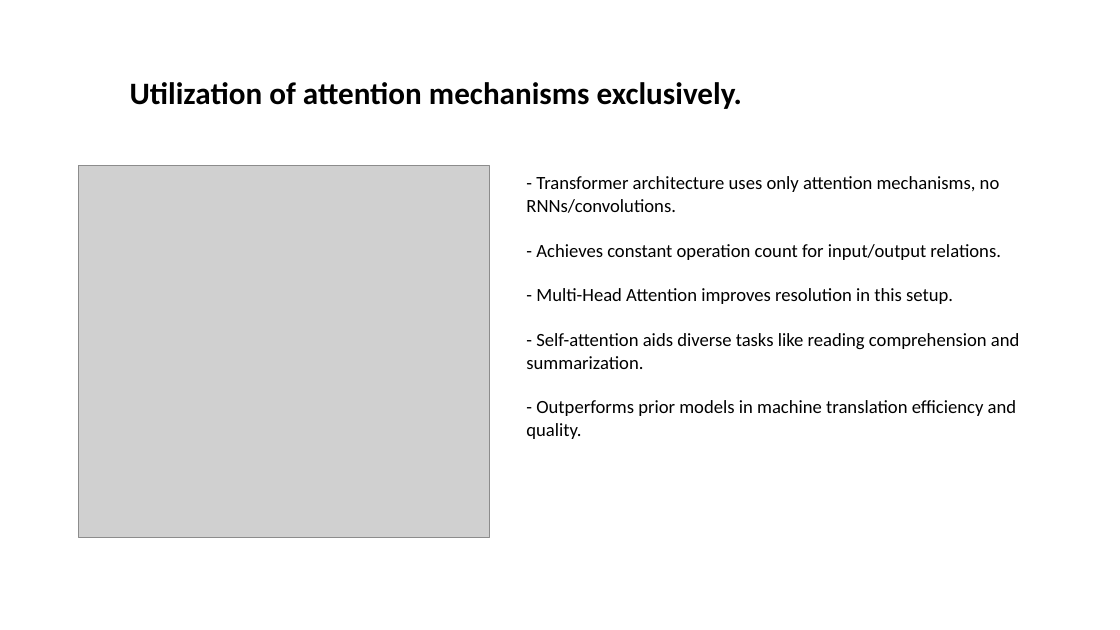
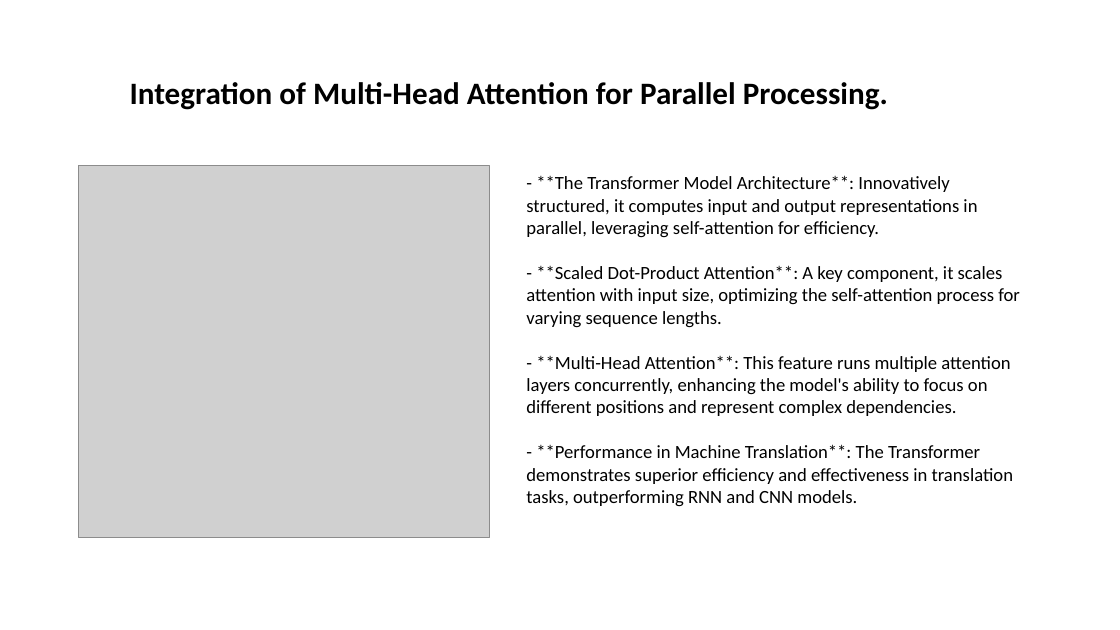
Before and after one commit to Jessie-ZhaoXi/dsa4213-ppt-generator, a slide deck: slide 7 of my_ppts/attention_mode1.pptx (slide 6 before the commit). Drawn at 1120x630 pixels with LibreOffice and Linux fonts; fonts in the diff are those of the drawing; grey boxes stand for pictures; background and template pictures are left out. Boxes give left, top, right and bottom in pixels: in the first picture for what was removed or moved away, otherwise in the second. Text is boxed around its words. In the diff, an @@ line names an element or a change of style, - is before the commit and + after.

```diff
--- a/my_ppts/attention_mode1.pptx
+++ b/my_ppts/attention_mode1.pptx
@@ text at <box>130,82,888,110</box>: text changed @@
-Utilization of attention mechanisms exclusively.
+Integration of Multi-Head Attention for Parallel Processing.
@@ text at <box>526,175,1020,507</box>: text changed @@
-- Transformer architecture uses only attention mechanisms, no RNNs/convolutions.
-- Achieves constant operation count for input/output relations.
-- Multi-Head Attention improves resolution in this setup.
-- Self-attention aids diverse tasks like reading comprehension and summarization.
-- Outperforms prior models in machine translation efficiency and quality.
+- **The Transformer Model Architecture**: Innovatively structured, it computes input and output representations in parallel, leveraging self-attention for efficiency.
+- **Scaled Dot-Product Attention**: A key component, it scales attention with input size, optimizing the self-attention process for varying sequence lengths.
+- **Multi-Head Attention**: This feature runs multiple attention layers concurrently, enhancing the model's ability to focus on different positions and represent complex dependencies.
+- **Performance in Machine Translation**: The Transformer demonstrates superior efficiency and effectiveness in translation tasks, outperforming RNN and CNN models.
```
Also in this commit, not shown: 5 other slides changed, 7 slides added, 4 slides removed, 7 other files.
